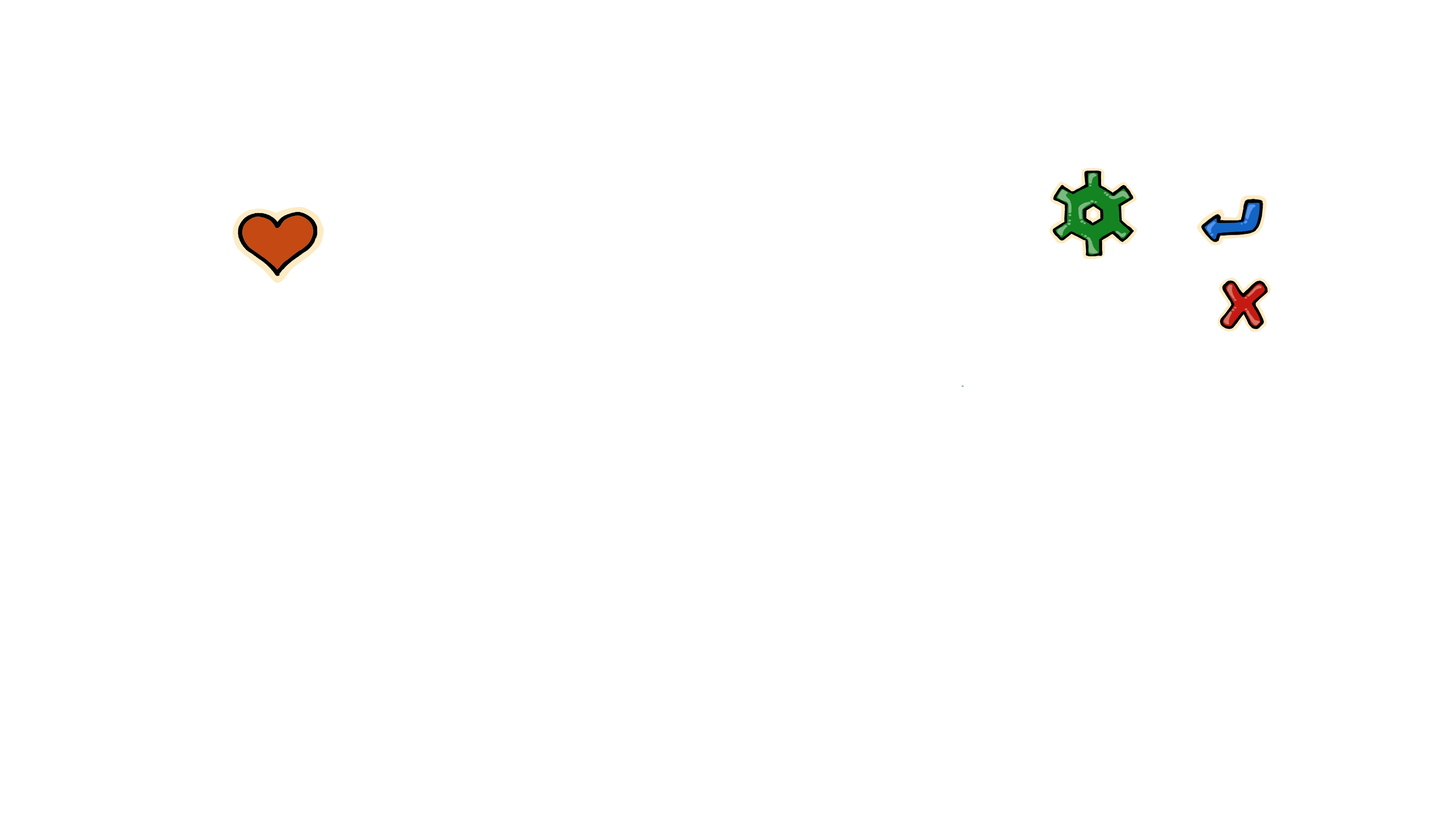
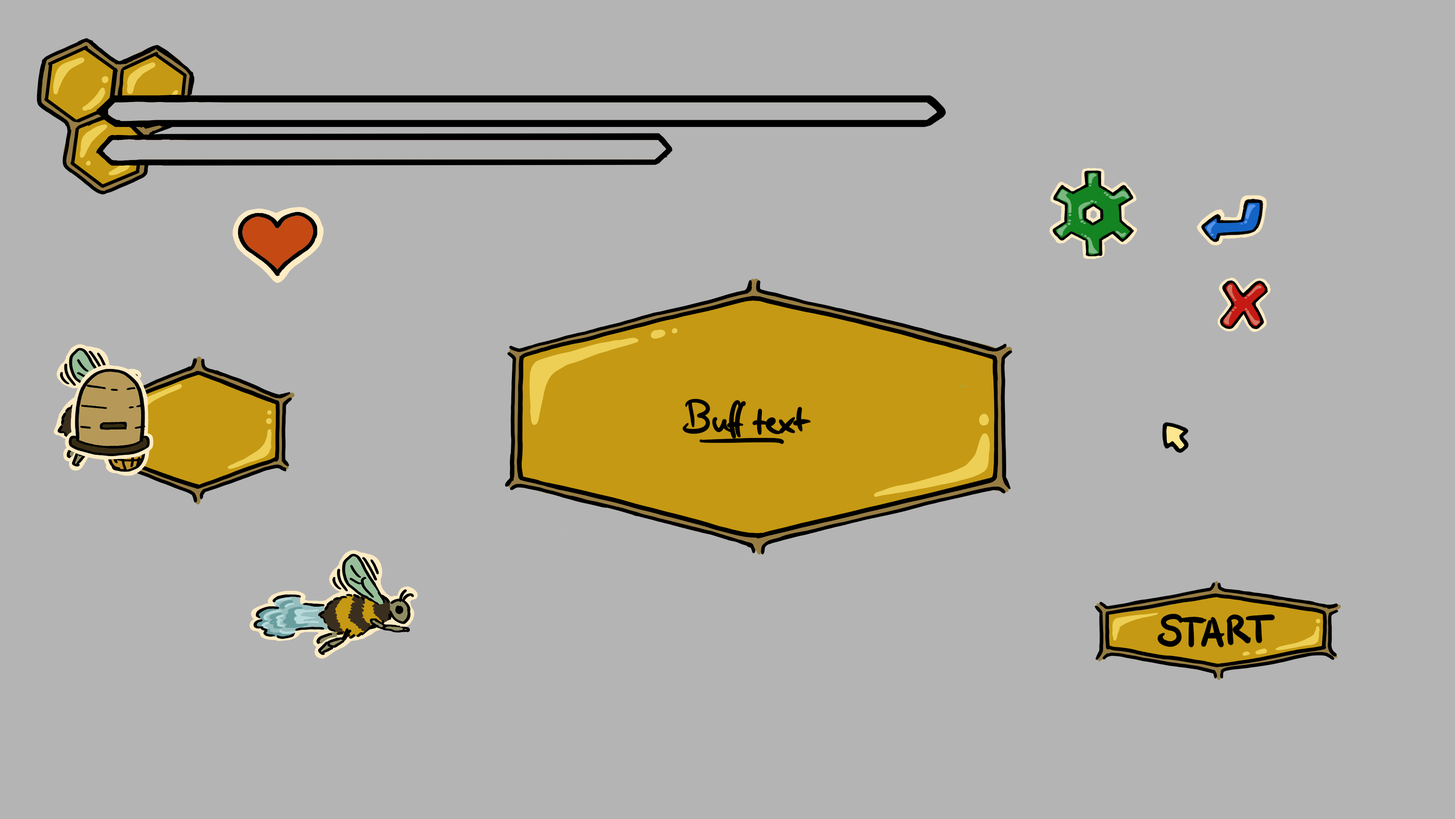
Layers edited between the first and the second 1455px x 819px image:
painted on "Layer 3" over [1161, 420, 1190, 454]
showed "Layer 2" over [682, 398, 1276, 648]
showed "hive" over [64, 364, 154, 460]
showed "buff bee" over [249, 549, 419, 660]
showed "carrying bee" over [53, 344, 150, 476]
showed "Layer 1", painted on it over [36, 37, 1342, 680]
showed "Paper" over [0, 0, 1455, 819]
